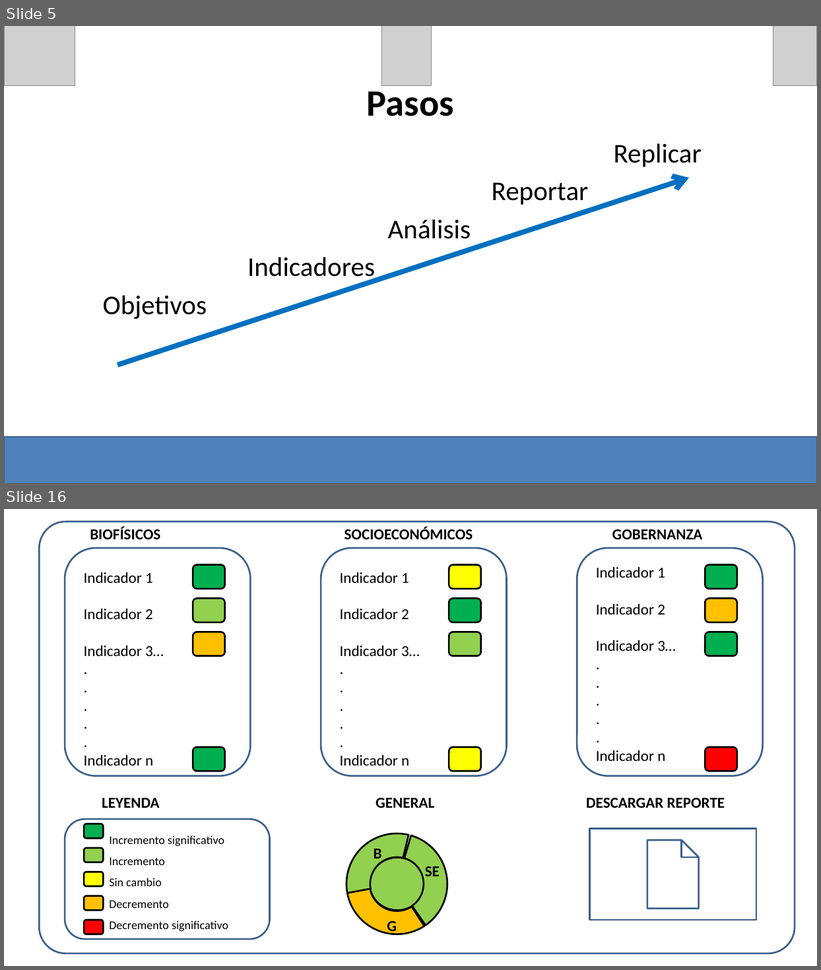
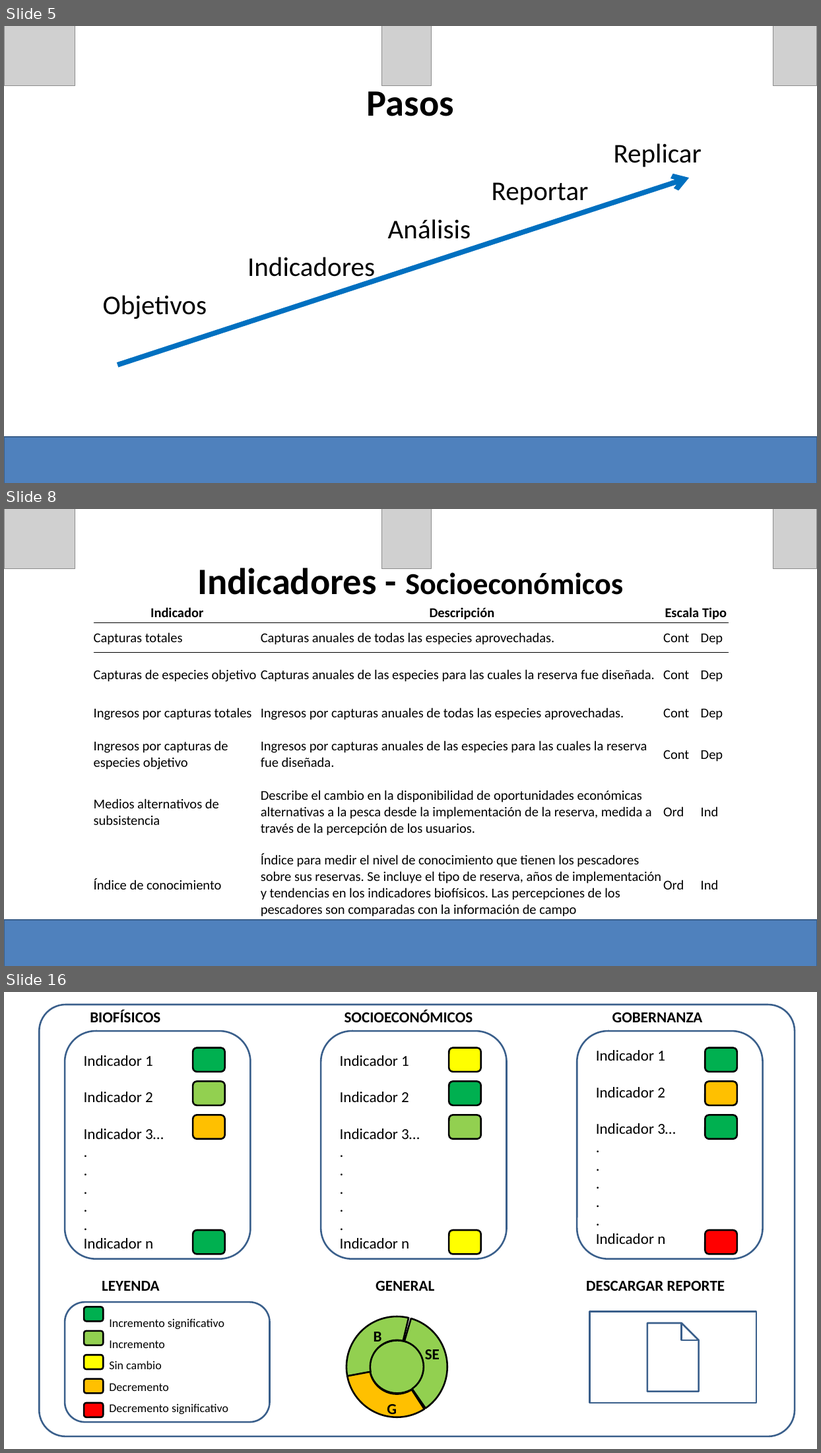
Before and after one commit to turfeffect/Docs, a slide deck: Presentations/Workshop in Mexico/Mexico Workshop.pptx. Shown one above the other, each under a label of ours: slides 5 and 16 before the commit, slides 5, 8 and 16 after it; the slides between them are not shown. The pictures are 821x970 and 821x1453 pixels, drawn with LibreOffice and Linux fonts; fonts in the diff are those of the drawing; grey boxes stand for pictures. Boxes give left, top, right and bottom in pixels: in the first picture for what was removed or moved away, otherwise in the second. Text is boxed around its words. In the diff, an @@ line names an element or a change of style, - is before the commit and + after.

```diff
--- a/Presentations/Workshop in Mexico/Mexico Workshop.pptx
+++ b/Presentations/Workshop in Mexico/Mexico Workshop.pptx
@@ slide 8 added at bbox=[4, 509, 817, 966], background #FFFFFF @@
@@ picture added at bbox=[4, 509, 75, 569] @@
@@ picture added at bbox=[382, 509, 431, 569] @@
@@ picture added at bbox=[773, 509, 817, 569] @@
@@ title added at bbox=[197, 568, 623, 595], 36 pt, text #000000, bold @@
+Indicadores - Socioeconómicos
@@ table added at bbox=[94, 603, 729, 925], 7 rows, 4 columns @@
+Indicador | Descripción | Escala | Tipo
+Capturas totales | Capturas anuales de todas las especies aprovechadas. | Cont | Dep
+Capturas de especies objetivo | Capturas anuales de las especies para las cuales la reserva fue diseñada. | Cont | Dep
+Ingresos por capturas totales | Ingresos por capturas anuales de todas las especies aprovechadas. | Cont | Dep
+Ingresos por capturas de especies objetivo | Ingresos por capturas anuales de las especies para las cuales la reserva fue diseñada. | Cont | Dep
+Medios alternativos de subsistencia | Describe el cambio en la disponibilidad de oportunidades económicas alternativas a la pesca desde la implementación de la reserva, medida a través de la percepción de los usuarios. | Ord | Ind
+Índice de conocimiento | Índice para medir el nivel de conocimiento que tienen los pescadores sobre sus reservas. Se incluye el tipo de reserva, años de implementación y tendencias en los indicadores biofísicos. Las percepciones de los pescadores son comparadas con la información de campo | Ord | Ind
@@ rectangle added at bbox=[4, 920, 817, 966], fill #4F81BD, outline #3A5F8C 2 pt @@
```
Also in this commit, not shown: 8 slides changed, 3 other slides added, 4 slides removed, 1 other file.
